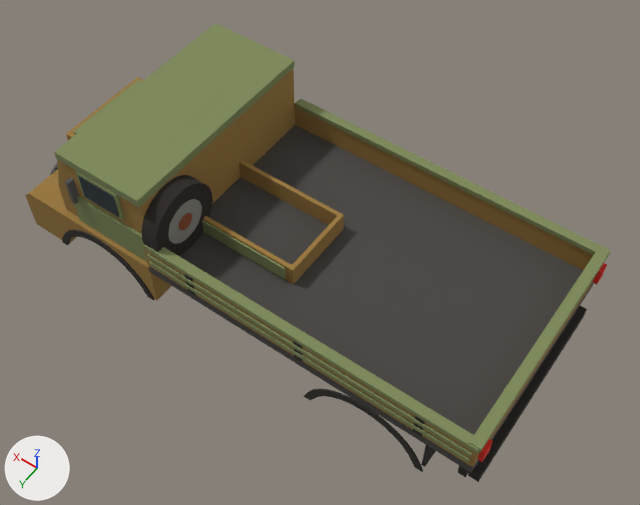
The glTF model game/public/models/base_wagon.glb: old version first, new version second.
Both versions are drawn from a 50 mm lens placed at (-3.88, 5.04, 7.73), pointed at (-0.31, 0.05, -0.11). Lighting does not change. The marker at lower left points along +X, +Y and +Z. The first picture is the older version. Vertices at exactly the same position are counted once.

Script lines for the objects in view, before the commit:
```python
me_cube = bpy.data.meshes.new('Cube')
me_cube.from_pydata(...)  # 1356 vertices, 2468 faces; spans x -3.05..3.05, y -1.4..1.4, z -0.92..1.05
me_cube.materials.append(mat_under)  # black #2e2a26
me_cube.materials.append(mat_metal)  # dark grey #5a5a58
me_cube.materials.append(mat_paint)  # brown #9c7a3e
me_cube.materials.append(mat_trim)  # green #7e8a5a
me_cube.materials.append(mat_light)  # yellow #fff0a0
me_cube.materials.append(mat_glass)  # dark grey #2a3438
me_cube.materials.append(mat_metal_dark)  # dark grey #4a4744
me_cube.materials.append(mat_red)  # red #e03020
me_cube.materials.append(mat_wheel)  # black #2a2420
me_cube.materials.append(mat_metal_light)  # grey #8a8a84
me_cube.materials.append(mat_rust)  # brown #8a4a2a
ob_base_wagon = bpy.data.objects.new('base_wagon', me_cube)
ob_base_wagon.location = (0.0, 0.0, 0.0)
```
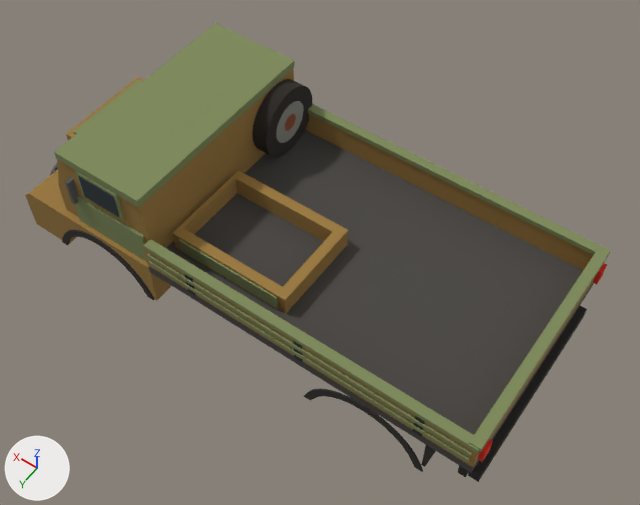
The change, as JSON lines over the scene's bpy script:
```json
{"block": "me_cube", "where": "me_cube.from_pydata(...)  # 1356 vertices, 2468 faces; spans x -3.05..3.05, y -1.4..1.4, z -0.92..1.05"}
{"block": "me_cube", "where": "# used by ob_base_wagon; location = (0.0, 0.0, 0.0)"}
{"block": "me_cube", "change": "me_cube part 1: the loose piece of 8 vertices spanning x -0.31..0.99, y 0.67..0.69, z 0.08..0.27 is scaled about its middle by (1.02, 1, 1), then moved by (-0.15, 0.35, 0.0)"}
{"block": "me_cube", "change": "me_cube part 2: the loose piece of 96 vertices spanning x 0.82..1.02, y 0.48..1.38, z 0.05..0.95 is moved by (0.0, -1.86, 0.0)"}
{"block": "me_cube", "change": "me_cube part 3: the loose piece of 64 vertices spanning x 0.81..1.02, y 0.67..1.19, z 0.24..0.76 is moved by (0.0, -1.86, 0.0)"}
{"block": "me_cube", "change": "me_cube part 4: the loose piece of 32 vertices spanning x 0.81..1.02, y 0.82..1.04, z 0.39..0.61 is moved by (0.0, -1.86, 0.0)"}
{"block": "me_cube", "change": "me_cube part 5"}
{"op": "set", "path": "me_cube.vertices[740].co", "old": "(-0.41, -0.27, 0.05)", "new": "(-0.57, -0.12, 0.05)", "note": "pixel (343, 229) -> pixel (347, 244)"}
{"op": "set", "path": "me_cube.vertices[741].co", "old": "(-0.41, -0.27, 0.3)", "new": "(-0.57, -0.12, 0.3)", "note": "pixel (343, 214) -> pixel (348, 229)"}
{"op": "set", "path": "me_cube.vertices[742].co", "old": "(-0.41, 0.67, 0.05)", "new": "(-0.57, 1.02, 0.05)", "note": "pixel (293, 284) -> pixel (285, 314)"}
{"op": "set", "path": "me_cube.vertices[743].co", "old": "(-0.41, 0.67, 0.3)", "new": "(-0.57, 1.02, 0.3)", "note": "pixel (292, 270) -> pixel (285, 300)"}
{"op": "set", "path": "me_cube.vertices[744].co", "old": "(1.09, -0.27, 0.05)", "new": "(0.95, -0.12, 0.05)"}
{"op": "set", "path": "me_cube.vertices[745].co", "old": "(1.09, -0.27, 0.3)", "new": "(0.95, -0.12, 0.3)", "note": "not seen -> pixel (238, 170)"}
{"op": "set", "path": "me_cube.vertices[746].co", "old": "(1.09, 0.67, 0.05)", "new": "(0.95, 1.02, 0.05)", "note": "not seen -> pixel (175, 247)"}
{"op": "set", "path": "me_cube.vertices[747].co", "old": "(1.09, 0.67, 0.3)", "new": "(0.95, 1.02, 0.3)", "note": "not seen -> pixel (172, 233)"}
{"op": "set", "path": "me_cube.vertices[748].co", "old": "(1.04, -0.22, 0.05)", "new": "(0.9, 0.0, 0.05)", "note": "pixel (239, 176) -> pixel (237, 193)"}
{"op": "set", "path": "me_cube.vertices[749].co", "old": "(1.04, 0.62, 0.05)", "new": "(0.9, 0.9, 0.05)"}
{"op": "set", "path": "me_cube.vertices[750].co", "old": "(-0.36, -0.22, 0.05)", "new": "(-0.45, 0.0, 0.05)"}
{"op": "set", "path": "me_cube.vertices[751].co", "old": "(-0.36, 0.62, 0.05)", "new": "(-0.45, 0.9, 0.05)"}
{"op": "set", "path": "me_cube.vertices[752].co", "old": "(-0.36, -0.22, 0.3)", "new": "(-0.45, 0.0, 0.3)", "note": "pixel (337, 215) -> pixel (332, 231)"}
{"op": "set", "path": "me_cube.vertices[753].co", "old": "(-0.36, 0.62, 0.3)", "new": "(-0.45, 0.9, 0.3)", "note": "pixel (291, 265) -> pixel (282, 286)"}
{"op": "set", "path": "me_cube.vertices[754].co", "old": "(1.04, -0.22, 0.3)", "new": "(0.9, 0.0, 0.3)", "note": "pixel (238, 161) -> pixel (235, 178)"}
{"op": "set", "path": "me_cube.vertices[755].co", "old": "(1.04, 0.62, 0.3)", "new": "(0.9, 0.9, 0.3)", "note": "not seen -> pixel (183, 228)"}
```

What differs and where, as boxes [x1, y1, x2, y2] in the pictures (640 x 505 px; the box of a moved part takes in the faces that stretch with it):
```json
{"part": 1, "of": "me_cube", "change": "moved or reshaped", "before": [202, 220, 286, 280], "after": [179, 239, 278, 309]}
{"part": 2, "of": "me_cube", "change": "moved or reshaped", "before": [142, 175, 213, 256], "after": [252, 79, 312, 157]}
{"part": 3, "of": "me_cube", "change": "moved or reshaped", "before": [168, 199, 202, 244], "after": [276, 101, 304, 143]}
{"part": 4, "of": "me_cube", "change": "moved or reshaped", "before": [179, 213, 192, 231], "after": [285, 114, 296, 131]}
{"part": 5, "of": "me_cube", "change": "moved or reshaped", "before": [203, 160, 344, 284], "after": [173, 170, 348, 314]}
```
